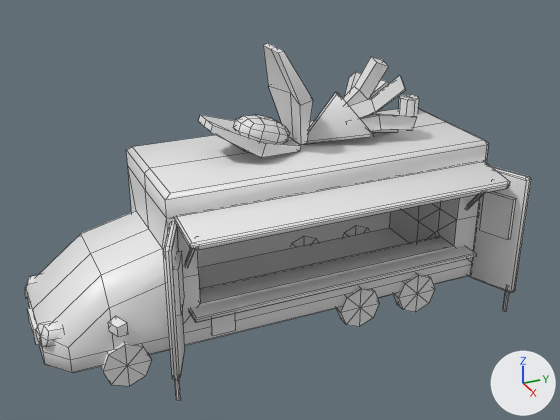
What one commit did to the FBX model Assets/Game Art/Assets/TwingoTRUCKelargi.fbx.
Before and after are seen from a 50 mm lens placed at (19.26, -7.67, 12.96), pointed at (0.82, 0.63, 3.74). Every picture has the same lights, and +X, +Y and +Z are marked at lower right. The older version comes first. Mesh edges are drawn as thin lines. Where no turn or scale is listed for an object, it has been applied to the vertices.

The first picture shows 'TwingoTruck'.
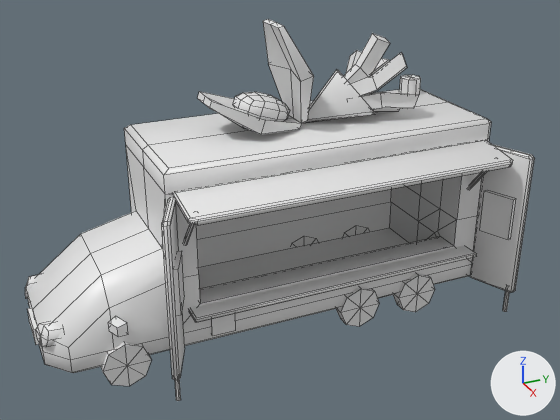
Pixel boxes [x1, y1, x2, y2] of what changed, in the pictures (560 x 420 px; the box of a moved part takes in the faces that stretch with it):
```json
{"object": "TwingoTruck", "change": "reshaped", "before": [25, 43, 531, 401], "after": [25, 19, 534, 401], "on screen": "7% taller"}
{"part": 1, "of": "me_cube_057", "change": "moved or reshaped", "before": [175, 161, 510, 250], "after": [173, 140, 513, 225]}
{"part": 2, "of": "me_cube_057", "change": "moved or reshaped", "before": [398, 95, 419, 115], "after": [400, 75, 421, 95]}
{"part": 3, "of": "me_cube_057", "change": "moved or reshaped", "before": [199, 115, 301, 158], "after": [197, 91, 301, 134]}
{"part": 4, "of": "me_cube_057", "change": "moved or reshaped", "before": [263, 43, 313, 145], "after": [263, 19, 314, 123]}
{"part": 5, "of": "me_cube_057", "change": "moved or reshaped", "before": [234, 114, 290, 144], "after": [233, 92, 290, 121]}
{"part": 6, "of": "me_cube_057", "change": "moved or reshaped", "before": [467, 193, 484, 209], "after": [469, 171, 488, 189]}
{"part": 7, "of": "me_cube_057", "change": "moved or reshaped", "before": [185, 249, 196, 267], "after": [184, 224, 195, 244]}
{"part": 8, "of": "me_cube_057", "change": "moved or reshaped", "before": [303, 92, 374, 145], "after": [303, 70, 375, 123]}
{"part": 9, "of": "me_cube_057", "change": "moved or reshaped", "before": [369, 80, 388, 99], "after": [371, 58, 389, 76], "on screen": "mostly hidden"}
{"part": 10, "of": "me_cube_057", "change": "moved or reshaped", "before": [360, 114, 417, 131], "after": [361, 92, 418, 109]}
{"part": 11, "of": "me_cube_057", "change": "moved or reshaped", "before": [343, 56, 389, 106], "after": [344, 33, 390, 83]}
{"part": 12, "of": "me_cube_057", "change": "moved or reshaped", "before": [349, 76, 405, 118], "after": [350, 52, 407, 96]}
{"part": 13, "of": "me_cube_057", "change": "moved or reshaped", "before": [371, 114, 398, 133], "after": [372, 108, 400, 112]}
{"part": 14, "of": "me_cube_057", "change": "moved or reshaped", "before": [345, 72, 361, 95], "after": [345, 50, 362, 74], "on screen": "mostly hidden"}
{"part": 15, "of": "me_cube_057", "change": "moved or reshaped", "before": [432, 141, 531, 292], "after": [406, 119, 534, 292]}
{"part": 16, "of": "me_cube_057", "change": "moved or reshaped", "before": [126, 109, 487, 380], "after": [124, 89, 489, 380]}
```

Edits to the scene script, one JSON object a line:
```json
{"block": "me_cube_057", "where": "# used by ob_twingotruck; location = (-0.78, 0.0, 0.0)"}
{"op": "remove", "block": "me_cube_057", "code": "me_cube_057.from_pydata(...)  # 742 vertices, 678 faces; spans x -1.78..4.15, y -6.46..7.45, z 0.0..8.21"}
{"op": "add", "block": "me_cube_057", "code": "me_cube_057.from_pydata(...)  # 742 vertices, 678 faces; spans x -1.78..4.15, y -6.46..7.45, z 0.0..8.88"}
{"block": "me_cube_057", "change": "me_cube_057 part 1: the loose piece of 24 vertices spanning x 2.62..4.06, y -2.8..6.83, z 4.28..4.67 is moved by (0.0, 0.0, 0.66)"}
{"block": "me_cube_057", "change": "me_cube_057 part 2: the loose piece of 17 vertices spanning x -1.07..-0.37, y 5.98..6.62, z 5.12..5.76 is moved by (0.0, 0.0, 0.66)"}
{"block": "me_cube_057", "change": "me_cube_057 part 3: the loose piece of 18 vertices spanning x -0.34..1.82, y -1.25..1.45, z 5.29..6.41 is moved by (0.0, 0.0, 0.66)"}
{"block": "me_cube_057", "change": "me_cube_057 part 4: the loose piece of 18 vertices spanning x -0.34..1.82, y 0.73..1.68, z 5.46..8.21 is moved by (0.0, 0.0, 0.66)"}
{"block": "me_cube_057", "change": "me_cube_057 part 5: the loose piece of 56 vertices spanning x 0.14..1.35, y -0.33..1.23, z 5.44..6.34 is moved by (0.0, 0.0, 0.66)"}
{"block": "me_cube_057", "change": "me_cube_057 part 6: the loose piece of 16 vertices spanning x 2.59..3.77, y 6.34..6.46, z 3.11..4.49 is moved by (0.0, 0.0, 0.66)"}
{"block": "me_cube_057", "change": "me_cube_057 part 7: the loose piece of 16 vertices spanning x 2.59..3.77, y -2.6..-2.48, z 3.11..4.49 is moved by (0.0, 0.0, 0.66)"}
{"block": "me_cube_057", "change": "me_cube_057 part 8: the loose piece of 11 vertices spanning x -0.16..1.71, y 1.67..3.76, z 5.29..6.73 is moved by (0.0, 0.0, 0.66)"}
{"block": "me_cube_057", "change": "me_cube_057 part 9: the loose piece of 12 vertices spanning x 0.22..1.02, y 2.73..4.76, z 5.63..6.82 is moved by (0.0, 0.0, 0.66)"}
{"block": "me_cube_057", "change": "me_cube_057 part 10: the loose piece of 12 vertices spanning x 0.81..1.84, y 2.89..5.01, z 5.48..6.11 is moved by (0.0, 0.0, 0.66)"}
{"block": "me_cube_057", "change": "me_cube_057 part 11: the loose piece of 12 vertices spanning x 0.54..1.29, y 2.65..4.24, z 5.81..7.69 is moved by (0.0, 0.0, 0.66)"}
{"block": "me_cube_057", "change": "me_cube_057 part 12: the loose piece of 12 vertices spanning x 0.58..1.87, y 2.79..4.63, z 5.74..7.28 is moved by (0.0, 0.0, 0.66)"}
{"block": "me_cube_057", "change": "me_cube_057 part 13: the loose piece of 12 vertices spanning x 0.48..1.12, y 2.9..5.04, z 5.27..5.89 is moved by (0.0, 0.0, 0.66)"}
{"block": "me_cube_057", "change": "me_cube_057 part 14: the loose piece of 12 vertices spanning x -0.51..1.08, y 2.62..4.32, z 5.47..6.99 is moved by (0.0, 0.0, 0.66)"}
{"block": "me_cube_057", "change": "me_cube_057 part 15: 29 of the vertices in x -1.25..4.15, y 6.01..7.45, z 4.43..5.27 are moved by (0.0, 0.0, 0.66)"}
{"block": "me_cube_057", "change": "me_cube_057 part 16: 25 of the vertices in x -1.25..4.15, y -3.5..-2.24, z 4.43..5.27 are moved by (0.0, 0.0, 0.66)"}
{"block": "me_cube_057", "change": "other edits to the shape of me_cube_057 do not show in these pictures"}
```
